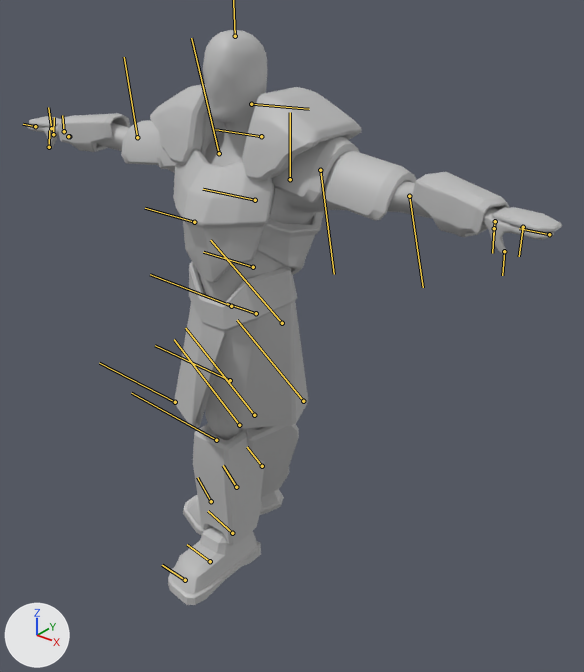
What one commit did to the FBX model Final_Contact/Assets/Prefab/Characters/Player_Character/sk_Player_Chara_Animation_Prepared_Rig_v8.fbx.
Both versions are drawn from a 50 mm lens placed at (2.42, -2.69, 3.25), pointed at (0.12, 0.18, 1.47). Arrows for +X, +Y and +Z are at lower left; the lights stay in place. Both versions are drawn at frame 711 of the action 'Take 001'; the numbers are the values there. The bones that bend it are drawn over the model as lines.

Names of what the first picture shows: 'Rigged_player_chara:modellingPC_0510_masterArmoured:sk_L_Gauntlet', 'Rigged_player_chara:modellingPC_0510_masterArmoured:sk_L_ShoulderPad2', 'Rigged_player_chara:modellingPC_0510_masterArmoured:sk_L_UpperArmPads', 'Rigged_player_chara:modellingPC_0510_masterArmoured:sm_L_Boots', 'Rigged_player_chara:modellingPC_0510_masterArmoured:sm_L_Greaves', 'Rigged_player_chara:modellingPC_0510_masterArmoured:sm_L_ShoulderPad1', 'Rigged_player_chara:modellingPC_0510_masterArmoured:sm_PlayerCharacter', 'Rigged_player_chara:modellingPC_0510_masterArmoured:sm_R_Boots', 'Rigged_player_chara:modellingPC_0510_masterArmoured:sm_R_Greaves', 'Rigged_player_chara:modellingPC_0510_masterArmoured:sm_R_Legs', 'Rigged_player_chara:modellingPC_0510_masterArmoured:sm_R_ShoulderPad1', 'Rigged_player_chara:modellingPC_0510_masterArmoured:sm_Skirt', 'Rigged_player_chara:modellingPC_0510_masterArmoured:sm_chestPlate', 'Rigged_player_chara:modellingPC_0510_masterArmoured:sm_stomachPlate'.
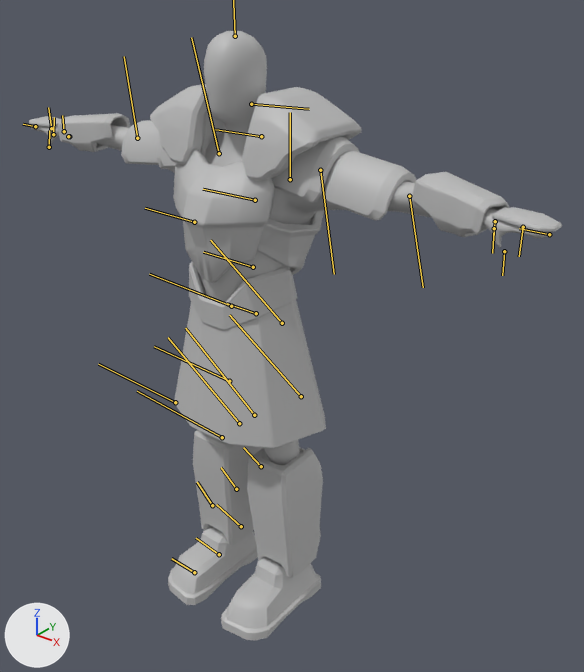
What differs and where, as boxes [x1, y1, x2, y2] in the pictures (584 x 672 px):
'Rigged_player_chara:modellingPC_0510_masterArmoured:sm_Skirt', posed (13% wider, 13% taller)
    before: [174, 282, 308, 429]
    after: [174, 282, 326, 448]
'Rigged_player_chara:modellingPC_0510_masterArmoured:sm_PlayerCharacter', posed
    before: [27, 30, 554, 303]
    after: [31, 31, 549, 303]
'Rigged_player_chara:modellingPC_0510_masterArmoured:sm_L_Greaves', posed
    before: [241, 424, 299, 497]
    after: [247, 447, 323, 578]
'Rigged_player_chara:modellingPC_0510_masterArmoured:sm_L_Boots', posed
    before: [183, 489, 284, 536]
    after: [221, 558, 321, 641]
'Rigged_player_chara:modellingPC_0510_masterArmoured:sm_L_Legs', posed (not visible before)
    after: [264, 440, 300, 465]

The change, as a list of edits to the scene's bpy script:
```text
Change bone_rigged_player_chara_l_leg1:
    where bone_rigged_player_chara_l_leg1 = bpy.data.objects['Armature'].pose.bones['Rigged_player_chara:L_Leg1']  # child of 'Rigged_player_chara:Hip'
    bone_rigged_player_chara_l_leg1.rotation_quaternion: (0.959, -0.151, -0.123, -0.204) -> (1.0, 0.0, 0.0, 0.0)  # degrees (-15, -17, -22) -> degrees (0, 0, 0)
```
